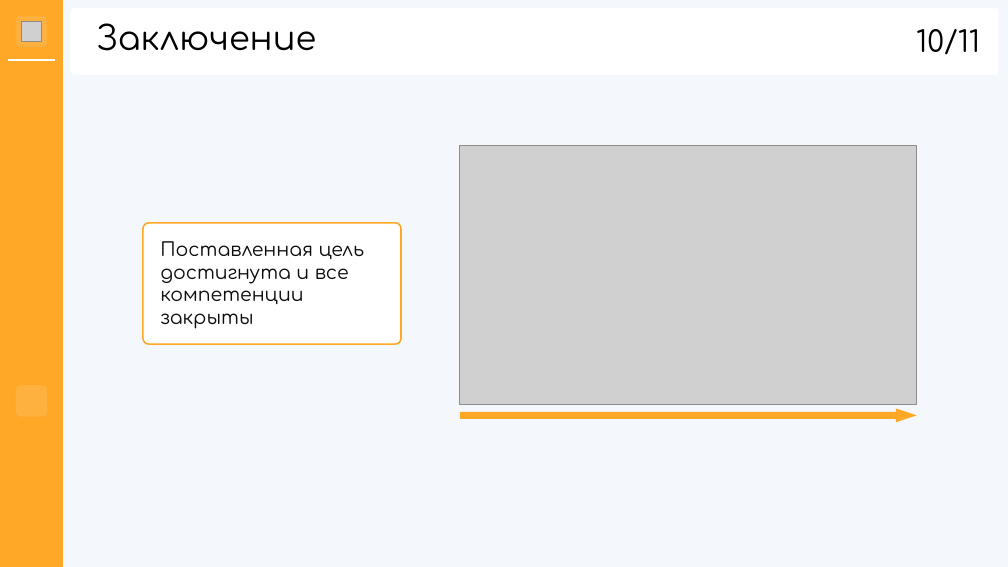
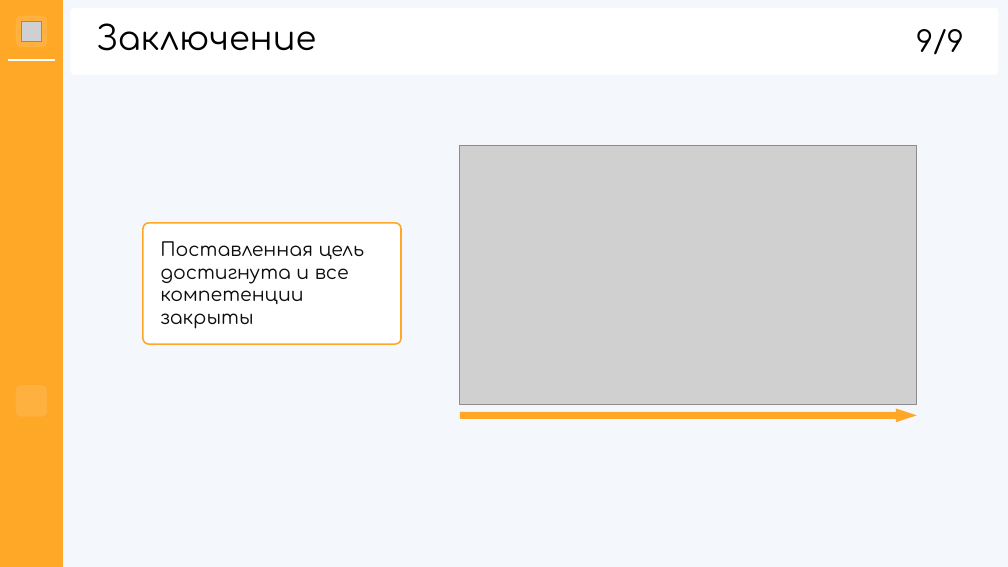
Before and after one commit to hhallva/cmdnt-website, a slide deck: slide 9 of КП/Презентация/Презентация.pptx (slide 10 before the commit). Drawn at 1008x567 pixels with LibreOffice and Linux fonts; fonts in the diff are those of the drawing; grey boxes stand for pictures; background and template pictures are left out. Boxes give left, top, right and bottom in pixels: in the first picture for what was removed or moved away, otherwise in the second. Text is boxed around its words. In the diff, an @@ line names an element or a change of style, - is before the commit and + after.

Commit message:
+ Презентация и ПЗ
+ Проведена проверка презентации
+ Написано введение и заключение

```diff
--- a/КП/Презентация/Презентация.pptx
+++ b/КП/Презентация/Презентация.pptx
@@ text at bbox=[916, 29, 964, 55]: text changed @@
-10/11
+9/9
```
Also in this commit, not shown: 9 other slides changed, 1 slide removed, 2 other files.
